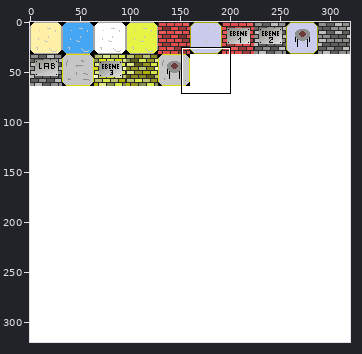
One commit to this sprite sheet: res/maps/tmxmaps/mapelemente1.png. Above: a wide view before the commit, with the close-up outlined.
Close-up. As it was:
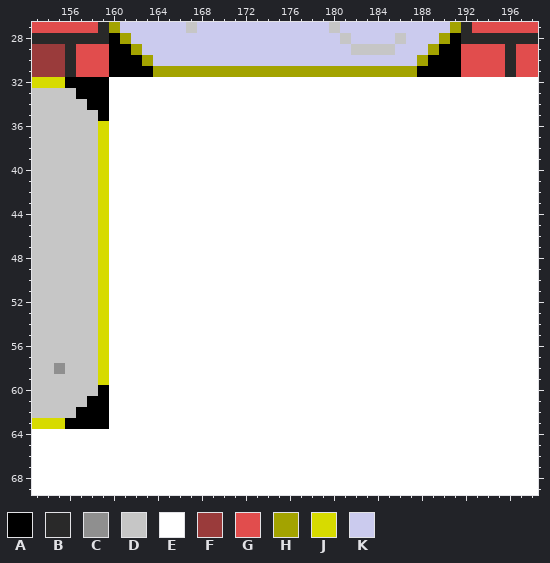
The file is 320x320 pixels. Colours within 5 levels of each other are drawn and written as one. Shown: x 153..198, y 27..69.
Palette (. is transparent): A #000000  B #292929  C #8f8f8f  D #c6c6c6  E #ffffff  F #9a3b3b  G #e14d4d  H #a3a300  J #d7db00  K #cbcbee
Pixels before, first column x 153:
27 GGGGGGBHKKKKKKDKKKKKKKKKKKKDKKKKKKKKKKHBGGGGGG
28 BBBBBBBAHKKKKKKKKKKKKKKKKKKKDKKKKDKKKHABBBBBBB
29 FFFBGGGAAHKKKKKKKKKKKKKKKKKKKDDDDKKKHAAGGGGBGG
30 FFFBGGGAAAHKKKKKKKKKKKKKKKKKKKKKKKKHAAAGGGGBGG
31 FFFBGGGAAAAHHHHHHHHHHHHHHHHHHHHHHHHAAAAGGGGBGG
32 JJJAAAAEEEEEEEEEEEEEEEEEEEEEEEEEEEEEEEEEEEEEEE
33 DDDDAAAEEEEEEEEEEEEEEEEEEEEEEEEEEEEEEEEEEEEEEE
34 DDDDDAAEEEEEEEEEEEEEEEEEEEEEEEEEEEEEEEEEEEEEEE
35 DDDDDDAEEEEEEEEEEEEEEEEEEEEEEEEEEEEEEEEEEEEEEE
36 DDDDDDJEEEEEEEEEEEEEEEEEEEEEEEEEEEEEEEEEEEEEEE
37 DDDDDDJEEEEEEEEEEEEEEEEEEEEEEEEEEEEEEEEEEEEEEE
38 DDDDDDJEEEEEEEEEEEEEEEEEEEEEEEEEEEEEEEEEEEEEEE
39 DDDDDDJEEEEEEEEEEEEEEEEEEEEEEEEEEEEEEEEEEEEEEE
40 DDDDDDJEEEEEEEEEEEEEEEEEEEEEEEEEEEEEEEEEEEEEEE
41 DDDDDDJEEEEEEEEEEEEEEEEEEEEEEEEEEEEEEEEEEEEEEE
42 DDDDDDJEEEEEEEEEEEEEEEEEEEEEEEEEEEEEEEEEEEEEEE
43 DDDDDDJEEEEEEEEEEEEEEEEEEEEEEEEEEEEEEEEEEEEEEE
44 DDDDDDJEEEEEEEEEEEEEEEEEEEEEEEEEEEEEEEEEEEEEEE
45 DDDDDDJEEEEEEEEEEEEEEEEEEEEEEEEEEEEEEEEEEEEEEE
46 DDDDDDJEEEEEEEEEEEEEEEEEEEEEEEEEEEEEEEEEEEEEEE
47 DDDDDDJEEEEEEEEEEEEEEEEEEEEEEEEEEEEEEEEEEEEEEE
48 DDDDDDJEEEEEEEEEEEEEEEEEEEEEEEEEEEEEEEEEEEEEEE
49 DDDDDDJEEEEEEEEEEEEEEEEEEEEEEEEEEEEEEEEEEEEEEE
50 DDDDDDJEEEEEEEEEEEEEEEEEEEEEEEEEEEEEEEEEEEEEEE
51 DDDDDDJEEEEEEEEEEEEEEEEEEEEEEEEEEEEEEEEEEEEEEE
52 DDDDDDJEEEEEEEEEEEEEEEEEEEEEEEEEEEEEEEEEEEEEEE
53 DDDDDDJEEEEEEEEEEEEEEEEEEEEEEEEEEEEEEEEEEEEEEE
54 DDDDDDJEEEEEEEEEEEEEEEEEEEEEEEEEEEEEEEEEEEEEEE
55 DDDDDDJEEEEEEEEEEEEEEEEEEEEEEEEEEEEEEEEEEEEEEE
56 DDDDDDJEEEEEEEEEEEEEEEEEEEEEEEEEEEEEEEEEEEEEEE
57 DDDDDDJEEEEEEEEEEEEEEEEEEEEEEEEEEEEEEEEEEEEEEE
58 DDCDDDJEEEEEEEEEEEEEEEEEEEEEEEEEEEEEEEEEEEEEEE
59 DDDDDDJEEEEEEEEEEEEEEEEEEEEEEEEEEEEEEEEEEEEEEE
60 DDDDDDAEEEEEEEEEEEEEEEEEEEEEEEEEEEEEEEEEEEEEEE
61 DDDDDAAEEEEEEEEEEEEEEEEEEEEEEEEEEEEEEEEEEEEEEE
62 DDDDAAAEEEEEEEEEEEEEEEEEEEEEEEEEEEEEEEEEEEEEEE
63 JJJAAAAEEEEEEEEEEEEEEEEEEEEEEEEEEEEEEEEEEEEEEE
64 EEEEEEEEEEEEEEEEEEEEEEEEEEEEEEEEEEEEEEEEEEEEEE
65 EEEEEEEEEEEEEEEEEEEEEEEEEEEEEEEEEEEEEEEEEEEEEE
66 EEEEEEEEEEEEEEEEEEEEEEEEEEEEEEEEEEEEEEEEEEEEEE
67 EEEEEEEEEEEEEEEEEEEEEEEEEEEEEEEEEEEEEEEEEEEEEE
68 EEEEEEEEEEEEEEEEEEEEEEEEEEEEEEEEEEEEEEEEEEEEEE
69 EEEEEEEEEEEEEEEEEEEEEEEEEEEEEEEEEEEEEEEEEEEEEE
New version:
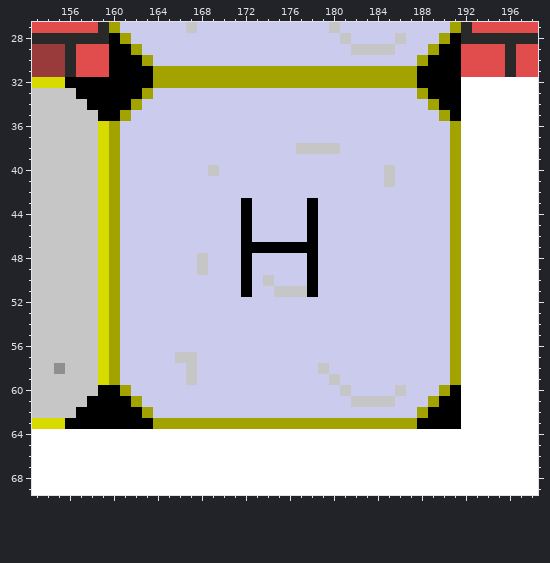
Diff:
The author changed colour E to colour A in row 32 at x 160 to 163 and 188 to 191; in row 33 at x 160 to 162 and 189 to 191; in row 34 at x 160 to 161 and 190 to 191; in row 35 at x 160 and 191; in rows 43 to 46 at x 172 and 178; in row 47 at x 172 to 178.
The author changed colour E to colour A in rows 48 to 51 at x 172 and 178; in row 60 at x 160 and 191; in row 61 at x 160 to 161 and 190 to 191; in row 62 at x 160 to 162 and 189 to 191; in row 63 at x 160 to 163 and 188 to 191.
The author changed colour E to colour D in row 38 at x 177 to 180; in row 40 at x 169 and 185; in row 41 at x 185; in rows 48 to 49 at x 168; in row 50 at x 174; in row 51 at x 175 to 177.
The author changed colour E to colour D in row 57 at x 166 to 167; in row 58 at x 167 and 179; in row 59 at x 167 and 180; in row 60 at x 181 and 186; in row 61 at x 182 to 185.
The author changed colour E to colour H in row 32 at x 164 to 187; in row 33 at x 163 and 188; in row 34 at x 162 and 189; in row 35 at x 161 and 190; in rows 36 to 59 at x 160 and 191; in row 60 at x 161 and 190.
The author changed colour E to colour H in row 61 at x 162 and 189; in row 62 at x 163 and 188; in row 63 at x 164 to 187.
The author changed colour E to colour K in row 33 at x 164 to 187; in row 34 at x 163 to 188; in row 35 at x 162 to 189; in rows 36 to 37 at x 161 to 190; in row 38 at x 161 to 176 and 181 to 190; in row 39 at x 161 to 190.
The author changed colour E to colour K in row 40 at x 161 to 168, 170 to 184 and 186 to 190; in row 41 at x 161 to 184 and 186 to 190; in row 42 at x 161 to 190; in rows 43 to 46 at x 161 to 171, 173 to 177 and 179 to 190; in row 47 at x 161 to 171 and 179 to 190; in rows 48 to 49 at x 161 to 167, 169 to 171, 173 to 177 and 179 to 190.
The author changed colour E to colour K in row 50 at x 161 to 171, 173, 175 to 177 and 179 to 190; in row 51 at x 161 to 171, 173 to 174 and 179 to 190; in rows 52 to 56 at x 161 to 190; in row 57 at x 161 to 165 and 168 to 190; in row 58 at x 161 to 166, 168 to 178 and 180 to 190; in row 59 at x 161 to 166, 168 to 179 and 181 to 190.
The author changed colour E to colour K in row 60 at x 162 to 180, 182 to 185 and 187 to 189; in row 61 at x 163 to 181 and 186 to 188; in row 62 at x 164 to 187.
Boxes around the changes in both close-ups, in picture pixels (x1, y1, x2, y2):
changed: (109, 77, 461, 429)
